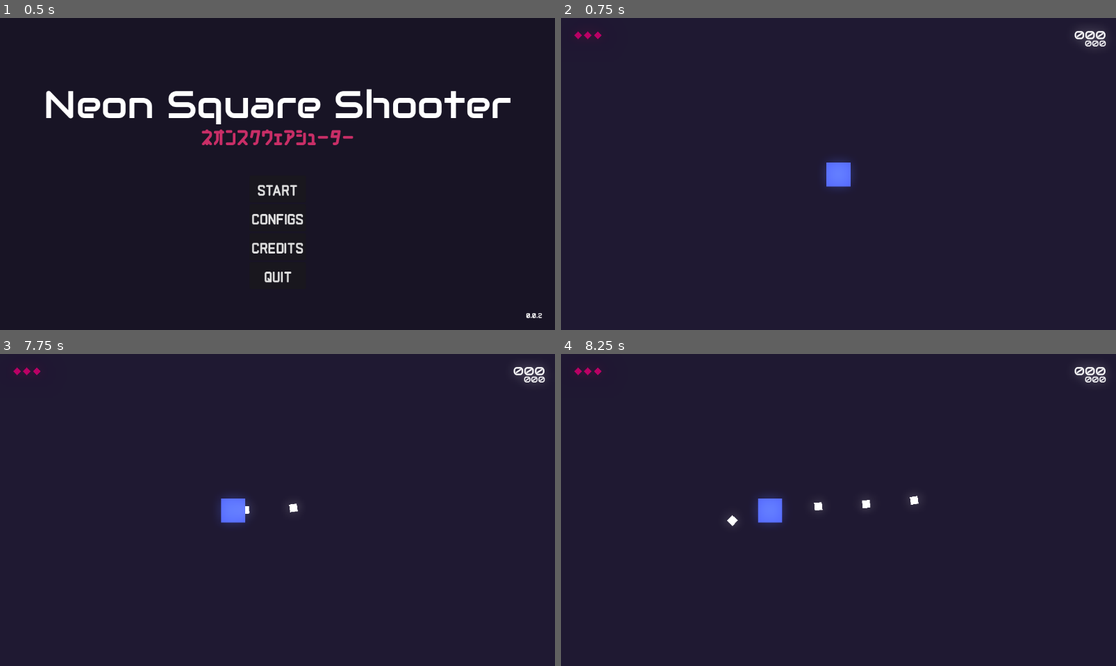
Above: before the commit, frames 1-4 (two rows, left to right).
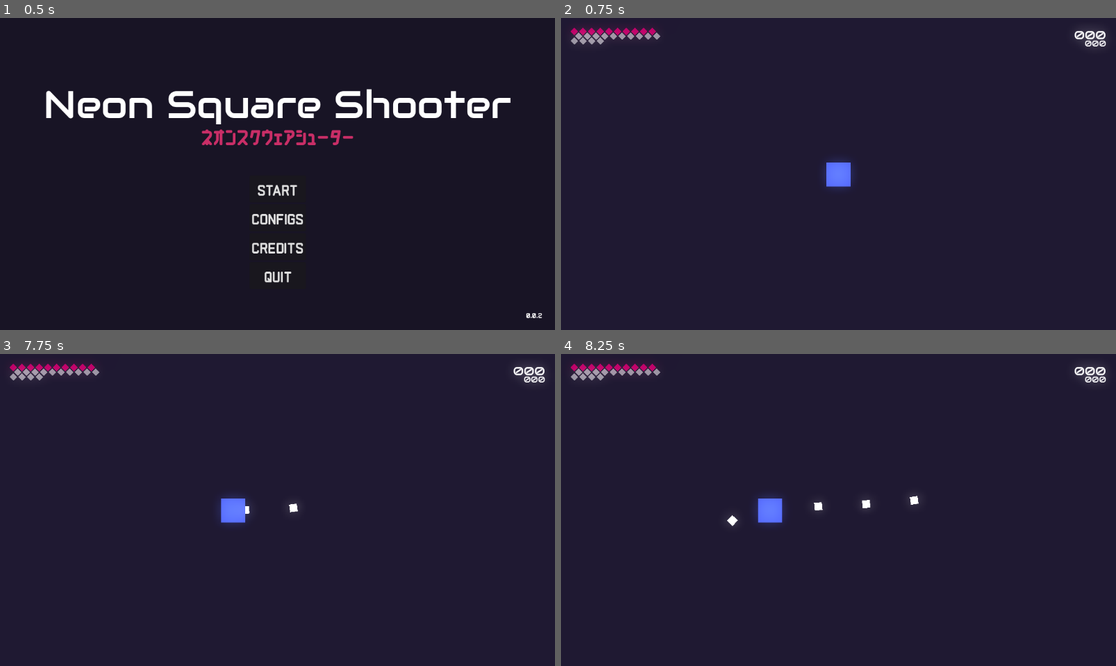
Above: after the commit, the same moments.

Repository: matheusmondenez/my-first-platform-game
Game: Godot game, scene res://wave_shooter/ui/main_menu.tscn
The game is run twice, just before and just after one commit, with the same random seed, the same clock (stepped at 60 frames per second) and the same inputs.
Inputs (mouse positions are in pixels of both pictures, inside the frame that each line leads up to):
- Up to frame 1 (0.5 s): no input
- Up to frame 2 (0.75 s): click "START" at 0.5 s
- Up to frame 3 (7.75 s): tap Enter at 1.25, 2.75, 4.25 s; move the mouse to (399, 494) at 1.27 s; press the mouse at (399, 494) at 1.28 s; hold D (right) 1.28-2.78 s; tap Space (jump) at 1.52, 2, 2.27, 3.5, 3.77, 4.52, 5, 5.27, 6.77, 7.52 s; move the mouse to (166, 525) at 2.02 s; release the mouse at (166, 525) at 2.03 s; click (166, 525) at 2.1 s; move the mouse to (333, 441) at 2.77 s; press the mouse at (333, 441) at 2.78 s; hold A (left) 2.78-3.53 s; move the mouse to (249, 572) at 3.52 s; release the mouse at (249, 572) at 3.53 s; hold D (right) 3.53-5.03 s; click (249, 572) at 3.6 s; move the mouse to (444, 556) at 4.27 s; press the mouse at (444, 556) at 4.28 s; move the mouse to (111, 463) at 5.02 s; release the mouse at (111, 463) at 5.03 s; hold A (left) 5.03-5.78 s; click (111, 463) at 5.1 s; move the mouse to (305, 510) at 5.77 s; press the mouse at (305, 510) at 5.78 s; hold D (right) 5.78-6.53 s; move the mouse to (194, 432) at 6.52 s; release the mouse at (194, 432) at 6.53 s; hold A (left) from 6.53 s (still down); click (194, 432) at 6.6 s; move the mouse to (399, 494) at 7.27 s; press the mouse at (399, 494) at 7.28 s
- Up to frame 4 (8.25 s): move the mouse to (727, 525) at 8.02 s; release A (left) at 8.03 s; release the mouse at (727, 525) at 8.03 s; hold D (right) from 8.03 s (still down); click (727, 525) at 8.1 s

Frame 1 is identical in both runs. In frame 2, 0.5% of the frame differs, in the area x 1-18%, y 3-9%; in frame 3, 0.5%; in frame 4, 0.5%.

Commit message:
organizes top left ui

Diff:
--- a/wave_shooter/levels/arena.gd
+++ b/wave_shooter/levels/arena.gd
@@ -1,10 +1,5 @@
 extends Node2D
 
-#var enemies = [
-	#preload("res://wave_shooter/entities/enemies/enemy.tscn"),
-	#preload("res://wave_shooter/entities/enemies/speedy_enemy.tscn"),
-#]
-#var power_ups = [preload("res://wave_shooter/entities/power_up.tscn")]
 var explosion_scene: PackedScene = preload("res://wave_shooter/fx/explosion.tscn")
 
 func _ready() -> void:
@@ -42,4 +37,5 @@
 	explosion.modulate = Color("c92e67")
 
 func update_hud_power_ups() -> void:
-	var power_up = Global.instance_node(Configs.WAVES[1].power_ups[0]["icon"], $UI/HUD/PowerUps/Marker2D.global_position, $UI/HUD/PowerUps)
+	pass
+	#var power_up = Global.instance_node(Configs.WAVES[1].power_ups[0]["icon"], $UI/HUD/PowerUps/Marker2D.global_position, $UI/HUD/PowerUps)
--- a/wave_shooter/levels/arena.tscn
+++ b/wave_shooter/levels/arena.tscn
@@ -9,7 +9,7 @@
 [ext_resource type="Script" path="res://wave_shooter/ui/high_score.gd" id="5_60vb7"]
 [ext_resource type="Script" path="res://wave_shooter/ui/camera.gd" id="5_nfxav"]
 [ext_resource type="PackedScene" uid="uid://8v7ksxovmwb5" path="res://wave_shooter/entities/life.tscn" id="8_3r7at"]
-[ext_resource type="PackedScene" uid="uid://7xgkytvjb218" path="res://wave_shooter/ui/skill_placeholder.tscn" id="9_migp0"]
+[ext_resource type="PackedScene" uid="uid://dwcwbtu515v06" path="res://wave_shooter/ui/cooldown_icon.tscn" id="9_k2c0a"]
 
 [sub_resource type="Environment" id="Environment_sgqdw"]
 background_mode = 3
@@ -74,7 +74,7 @@
 position = Vector2(32.5, 23)
 shape = SubResource("RectangleShape2D_cqxq1")
 
-[node name="VBoxContainer" type="VBoxContainer" parent="UI/HUD/Score"]
+[node name="PointsContainer" type="VBoxContainer" parent="UI/HUD/Score"]
 layout_mode = 1
 anchors_preset = 1
 anchor_left = 1.0
@@ -86,7 +86,7 @@
 grow_horizontal = 0
 theme_override_constants/separation = -8
 
-[node name="Points" type="Label" parent="UI/HUD/Score/VBoxContainer"]
+[node name="Points" type="Label" parent="UI/HUD/Score/PointsContainer"]
 layout_mode = 2
 theme_override_fonts/font = ExtResource("3_ntwtu")
 theme_override_font_sizes/font_size = 24
@@ -94,7 +94,7 @@
 horizontal_alignment = 2
 script = ExtResource("4_qyixy")
 
-[node name="HighScore" type="Label" parent="UI/HUD/Score/VBoxContainer"]
+[node name="HighScore" type="Label" parent="UI/HUD/Score/PointsContainer"]
 layout_mode = 2
 theme_override_fonts/font = ExtResource("3_ntwtu")
 text = "000"
@@ -102,9 +102,12 @@
 script = ExtResource("5_60vb7")
 
 [node name="Life" type="Control" parent="UI/HUD"]
-anchors_preset = 0
-offset_right = 40.0
-offset_bottom = 40.0
+layout_mode = 1
+anchors_preset = 15
+anchor_right = 1.0
+anchor_bottom = 1.0
+grow_horizontal = 2
+grow_vertical = 2
 
 [node name="LifeArea" type="Area2D" parent="UI/HUD/Life"]
 
@@ -114,63 +117,152 @@
 shape = SubResource("RectangleShape2D_vjnuk")
 
 [node name="1" parent="UI/HUD/Life" instance=ExtResource("8_3r7at")]
-position = Vector2(36, 36)
+position = Vector2(28, 28)
 
 [node name="2" parent="UI/HUD/Life" instance=ExtResource("8_3r7at")]
-position = Vector2(56, 36)
+position = Vector2(46, 28)
 
 [node name="3" parent="UI/HUD/Life" instance=ExtResource("8_3r7at")]
-position = Vector2(77, 36)
+position = Vector2(64, 28)
+
+[node name="4" parent="UI/HUD/Life" instance=ExtResource("8_3r7at")]
+position = Vector2(82, 28)
+
+[node name="5" parent="UI/HUD/Life" instance=ExtResource("8_3r7at")]
+position = Vector2(100, 28)
+
+[node name="6" parent="UI/HUD/Life" instance=ExtResource("8_3r7at")]
+position = Vector2(118, 28)
+
+[node name="7" parent="UI/HUD/Life" instance=ExtResource("8_3r7at")]
+position = Vector2(136, 28)
+
+[node name="8" parent="UI/HUD/Life" instance=ExtResource("8_3r7at")]
+position = Vector2(154, 28)
+
+[node name="9" parent="UI/HUD/Life" instance=ExtResource("8_3r7at")]
+position = Vector2(172, 28)
+
+[node name="10" parent="UI/HUD/Life" instance=ExtResource("8_3r7at")]
+position = Vector2(190, 28)
 
 [node name="PowerUps" type="Control" parent="UI/HUD"]
-visible = false
-anchors_preset = 0
-offset_left = 28.0
-offset_top = 48.0
-offset_right = 90.0
-offset_bottom = 88.0
-
-[node name="Marker2D" type="Marker2D" parent="UI/HUD/PowerUps"]
-position = Vector2(18, 0)
+layout_mode = 1
+anchors_preset = 15
+anchor_right = 1.0
+anchor_bottom = 1.0
+grow_horizontal = 2
+grow_vertical = 2
+
+[node name="1" parent="UI/HUD/PowerUps" instance=ExtResource("9_k2c0a")]
+layout_mode = 0
+offset_left = 37.0
+offset_top = 30.0
+offset_right = 48.3
+offset_bottom = 41.3
+
+[node name="2" parent="UI/HUD/PowerUps" instance=ExtResource("9_k2c0a")]
+layout_mode = 0
+offset_left = 55.0
+offset_top = 30.0
+offset_right = 66.3
+offset_bottom = 41.3
+
+[node name="3" parent="UI/HUD/PowerUps" instance=ExtResource("9_k2c0a")]
+layout_mode = 0
+offset_left = 73.0
+offset_top = 30.0
+offset_right = 84.3
+offset_bottom = 41.3
+
+[node name="4" parent="UI/HUD/PowerUps" instance=ExtResource("9_k2c0a")]
+layout_mode = 0
+offset_left = 91.0
+offset_top = 30.0
+offset_right = 102.3
+offset_bottom = 41.3
+
+[node name="5" parent="UI/HUD/PowerUps" instance=ExtResource("9_k2c0a")]
+layout_mode = 0
+offset_left = 109.0
+offset_top = 30.0
+offset_right = 120.3
+offset_bottom = 41.3
+
+[node name="6" parent="UI/HUD/PowerUps" instance=ExtResource("9_k2c0a")]
+layout_mode = 0
+offset_left = 127.0
+offset_top = 30.0
+offset_right = 138.3
+offset_bottom = 41.3
+
+[node name="7" parent="UI/HUD/PowerUps" instance=ExtResource("9_k2c0a")]
+layout_mode = 0
+offset_left = 145.0
+offset_top = 30.0
+offset_right = 156.3
+offset_bottom = 41.3
+
+[node name="8" parent="UI/HUD/PowerUps" instance=ExtResource("9_k2c0a")]
+layout_mode = 0
+offset_left = 163.0
+offset_top = 30.0
+offset_right = 174.3
+offset_bottom = 41.3
+
+[node name="9" parent="UI/HUD/PowerUps" instance=ExtResource("9_k2c0a")]
+layout_mode = 0
+offset_left = 181.0
+offset_top = 30.0
+offset_right = 192.3
+offset_bottom = 41.3
+
+[node name="10" parent="UI/HUD/PowerUps" instance=ExtResource("9_k2c0a")]
+layout_mode = 0
+offset_left = 199.0
+offset_top = 30.0
+offset_right = 210.3
+offset_bottom = 41.3
 
 [node name="Skills" type="Control" parent="UI/HUD"]
-visible = false
-anchors_preset = 0
-offset_left = 28.0
-offset_top = 60.0
-offset_right = 68.0
-offset_bottom = 100.0
-
-[node name="SkillPlaceholder" parent="UI/HUD/Skills" instance=ExtResource("9_migp0")]
-layout_mode = 0
-offset_left = 8.0
-offset_top = -12.0
-offset_right = 28.0
-offset_bottom = 8.0
-
-[node name="SkillPlaceholder2" parent="UI/HUD/Skills" instance=ExtResource("9_migp0")]
-layout_mode = 0
-offset_left = 37.0
-offset_top = -12.0
-offset_right = 57.0
-offset_bottom = 8.0
-key = 2
-
-[node name="SkillPlaceholder3" parent="UI/HUD/Skills" instance=ExtResource("9_migp0")]
-layout_mode = 0
-offset_left = 66.0
-offset_top = -12.0
-offset_right = 86.0
-offset_bottom = 8.0
-key = 3
-
-[node name="SkillPlaceholder4" parent="UI/HUD/Skills" instance=ExtResource("9_migp0")]
-layout_mode = 0
-offset_left = 95.0
-offset_top = -12.0
-offset_right = 115.0
-offset_bottom = 8.0
-key = 4
+layout_mode = 1
+anchors_preset = 15
+anchor_right = 1.0
+anchor_bottom = 1.0
+grow_horizontal = 2
+grow_vertical = 2
+
+[node name="1" parent="UI/HUD/Skills" instance=ExtResource("9_k2c0a")]
+offset_left = 27.9903
+offset_top = 40.0
+offset_right = 39.2903
+offset_bottom = 51.3
+color = Color(0.713414, 0.000948368, 0.804115, 1)
+cooldown = 0.0
+
+[node name="2" parent="UI/HUD/Skills" instance=ExtResource("9_k2c0a")]
+offset_left = 45.9903
+offset_top = 40.0
+offset_right = 57.2903
+offset_bottom = 51.3
+color = Color(0.713726, 0, 0.803922, 1)
+cooldown = 0.0
+
+[node name="3" parent="UI/HUD/Skills" instance=ExtResource("9_k2c0a")]
+offset_left = 63.9903
+offset_top = 40.0
+offset_right = 75.2903
+offset_bottom = 51.3
+color = Color(0.713726, 0, 0.803922, 1)
+cooldown = 0.0
+
+[node name="4" parent="UI/HUD/Skills" instance=ExtResource("9_k2c0a")]
+offset_left = 81.9903
+offset_top = 40.0
+offset_right = 93.2903
+offset_bottom = 51.3
+color = Color(0.713726, 0, 0.803922, 1)
+cooldown = 0.0
 
 [node name="Camera" type="Camera2D" parent="."]
 position = Vector2(576, 324)
--- a/wave_shooter/ui/cooldown_icon.tscn
+++ b/wave_shooter/ui/cooldown_icon.tscn
@@ -46,9 +46,9 @@
 
 [node name="CooldownIcon" type="ColorRect"]
 material = SubResource("ShaderMaterial_o2h3h")
-offset_top = -7.071
-offset_right = 10.0
-offset_bottom = 2.929
+offset_top = -8.0
+offset_right = 11.3
+offset_bottom = 3.3
 rotation = 0.785398
 color = Color(0.24744, 0.360749, 1, 1)
 script = ExtResource("2_kynmh")
--- a/wave_shooter/ui/hud.gd
+++ b/wave_shooter/ui/hud.gd
@@ -1,7 +1,7 @@
 extends Control
 
-@onready var points: Label = $Score/Points
-@onready var high_score: Label = $Score/HighScore
+@onready var points: Label = $Score/PointsContainer/Points
+@onready var high_score: Label = $Score/PointsContainer/HighScore
 
 func _on_points_area_area_entered(area: Area2D) -> void:
 	if area.is_in_group("enemy") or area.is_in_group("player"):
